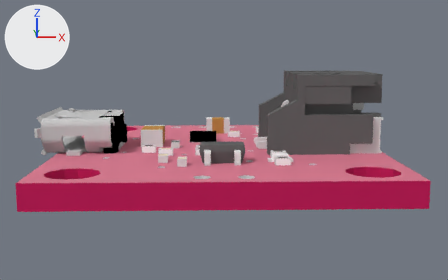
What one commit did to the Blender file products/11231/geometry_edit_blender/PowerCell-v13.blend.
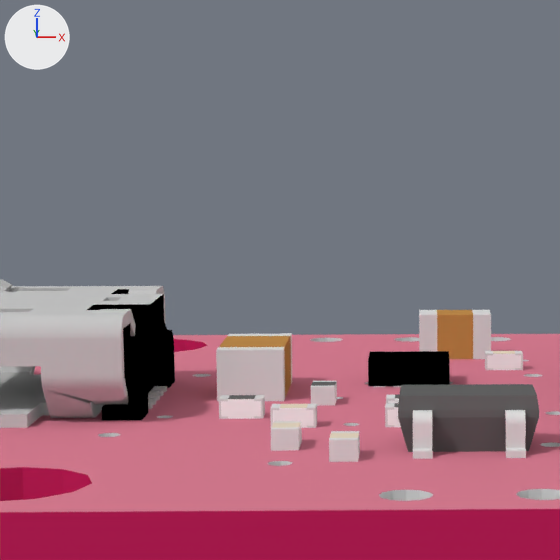
Each version appears first whole from a 50 mm camera at (10.4, -33.5, 8.1) aimed at (11.7, 12.5, 1.3), and next in a close-up on the part from 16% to 56% of the width and 6% to 71% of the height. Lighting does not change. The marker at upper left points along +X, +Y and +Z.

The first close-up shows 'Mesh1 pcbgroup Model', 'Mesh17 G_0402_RES8 Model', 'Mesh2 G_1206_1 Model', 'Mesh20 Group2 SOT23_5_1 Model', 'Mesh24 SOT23_5_1 Model', 'Mesh25 QFN_10_PAD1 Model', 'Mesh26 skp89A8_1 USB_MICROB1 Model', 'Mesh3 G_0402_CAP1 Model', 'Mesh4 G_0805_1 Model', 'Mesh5 G_0402_CAP2 Model', 'Mesh6 G_0402_CAP3 Model', 'Mesh7 G_0402_CAP4 Model'.
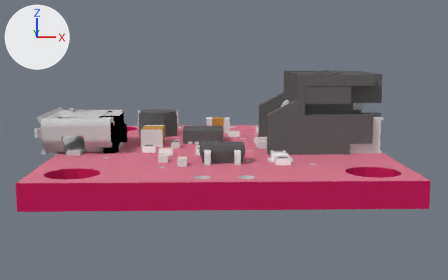
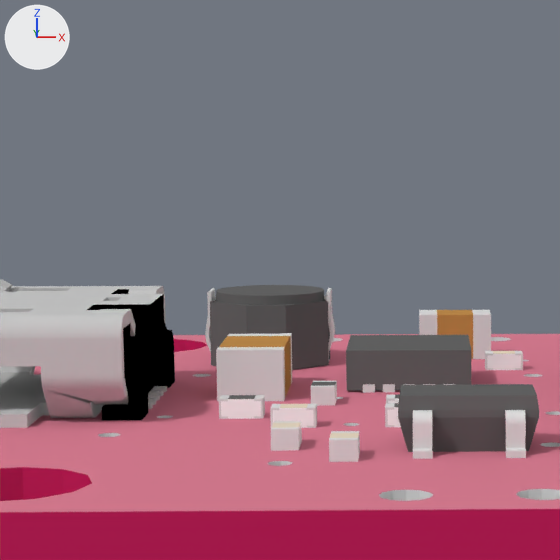
Where the change shows, as pixel boxes (x1, y1, x2, y2) in the close-ups (560 x 560 px):
'Mesh10 CDRH2D09_1 Model', added: after (205, 285, 335, 370)
    faces in mat_m_0136_charcoal (dark grey #686868): (210, 285, 330, 370)
    faces in mat_m_0131_silver (light grey #e1e1e1): (205, 288, 335, 366)
'Mesh36 QFN_10_PAD1 Model', added: after (346, 335, 471, 391)
'Mesh25 QFN_10_PAD1 Model', deleted: before (368, 351, 450, 387)
    faces in mat_m_0137_black (black #000000): (368, 351, 450, 386)
'Mesh33 QFN_10_PAD1 Model', added: after (363, 384, 375, 393)
'Mesh34 QFN_10_PAD1 Model', added: after (383, 384, 395, 392)
'Mesh32 QFN_10_PAD1 Model', added: after (423, 384, 435, 385)
'Mesh31 QFN_10_PAD1 Model', added: after (443, 384, 455, 385)
'Mesh35 QFN_10_PAD1 Model', added: after (403, 384, 415, 385)

Patch to the scene script:
```diff
--- a/products/11231/geometry_edit_blender/PowerCell-v13.blend.py
+++ b/products/11231/geometry_edit_blender/PowerCell-v13.blend.py
@@ ob_mesh25_qfn_10_pad1_model @@
-ob_mesh25_qfn_10_pad1_model = bpy.data.objects.new('Mesh25 QFN_10_PAD1 Model', me_mesh25_qfn_10_pad1_model)
@@ ob_mesh36_qfn_10_pad1_model @@
+ob_mesh36_qfn_10_pad1_model = bpy.data.objects.new('Mesh36 QFN_10_PAD1 Model', me_mesh36_qfn_10_pad1_model)  # 66 vertices, 35 faces; spans x 8.6..11.72, y 0.8..1.85, z -16.79..-13.69; in mat_m_0131_silver (light grey #e1e1e1), mat_m_0136_charcoal (dark grey #686868)
+ob_mesh36_qfn_10_pad1_model.location = (0.0, 0.0, 0.0)
+ob_mesh36_qfn_10_pad1_model.rotation_euler = (1.571, 0.0, 0.0)  # degrees (90, 0, 0)
@@ ob_mesh34_qfn_10_pad1_model @@
+ob_mesh34_qfn_10_pad1_model = bpy.data.objects.new('Mesh34 QFN_10_PAD1 Model', me_mesh34_qfn_10_pad1_model)  # 46 vertices, 25 faces; spans x 9.515..9.815, y 0.8..1.0, z -14.19..-13.68; in mat_m_0131_silver (light grey #e1e1e1)
+ob_mesh34_qfn_10_pad1_model.location = (0.0, 0.0, 0.0)
+ob_mesh34_qfn_10_pad1_model.rotation_euler = (1.571, 0.0, 0.0)  # degrees (90, 0, 0)
@@ ob_mesh35_qfn_10_pad1_model @@
+ob_mesh35_qfn_10_pad1_model = bpy.data.objects.new('Mesh35 QFN_10_PAD1 Model', me_mesh35_qfn_10_pad1_model)  # 46 vertices, 25 faces; spans x 10.015..10.315, y 0.8..1.0, z -14.19..-13.68; in mat_m_0131_silver (light grey #e1e1e1)
+ob_mesh35_qfn_10_pad1_model.location = (0.0, 0.0, 0.0)
+ob_mesh35_qfn_10_pad1_model.rotation_euler = (1.571, 0.0, 0.0)  # degrees (90, 0, 0)
@@ ob_mesh10_cdrh2d09_1_model @@
+ob_mesh10_cdrh2d09_1_model = bpy.data.objects.new('Mesh10 CDRH2D09_1 Model', me_mesh10_cdrh2d09_1_model)  # 526 vertices, 450 faces; spans x 4.61..8.09, y 0.8..2.82, z -21.05..-17.45; in mat_m_0131_silver (light grey #e1e1e1), mat_m_0136_charcoal (dark grey #686868)
+ob_mesh10_cdrh2d09_1_model.location = (0.0, 0.0, 0.0)
+ob_mesh10_cdrh2d09_1_model.rotation_euler = (1.571, 0.0, 0.0)  # degrees (90, 0, 0)
@@ ob_mesh33_qfn_10_pad1_model @@
+ob_mesh33_qfn_10_pad1_model = bpy.data.objects.new('Mesh33 QFN_10_PAD1 Model', me_mesh33_qfn_10_pad1_model)  # 46 vertices, 25 faces; spans x 9.015..9.315, y 0.8..1.0, z -14.19..-13.68; in mat_m_0131_silver (light grey #e1e1e1)
+ob_mesh33_qfn_10_pad1_model.location = (0.0, 0.0, 0.0)
+ob_mesh33_qfn_10_pad1_model.rotation_euler = (1.571, 0.0, 0.0)  # degrees (90, 0, 0)
@@ ob_mesh31_qfn_10_pad1_model @@
+ob_mesh31_qfn_10_pad1_model = bpy.data.objects.new('Mesh31 QFN_10_PAD1 Model', me_mesh31_qfn_10_pad1_model)  # 46 vertices, 25 faces; spans x 11.015..11.315, y 0.8..1.0, z -14.19..-13.68; in mat_m_0131_silver (light grey #e1e1e1)
+ob_mesh31_qfn_10_pad1_model.location = (0.0, 0.0, 0.0)
+ob_mesh31_qfn_10_pad1_model.rotation_euler = (1.571, 0.0, 0.0)  # degrees (90, 0, 0)
@@ ob_mesh32_qfn_10_pad1_model @@
+ob_mesh32_qfn_10_pad1_model = bpy.data.objects.new('Mesh32 QFN_10_PAD1 Model', me_mesh32_qfn_10_pad1_model)  # 46 vertices, 25 faces; spans x 10.515..10.815, y 0.8..1.0, z -14.19..-13.68; in mat_m_0131_silver (light grey #e1e1e1)
+ob_mesh32_qfn_10_pad1_model.location = (0.0, 0.0, 0.0)
+ob_mesh32_qfn_10_pad1_model.rotation_euler = (1.571, 0.0, 0.0)  # degrees (90, 0, 0)
```
